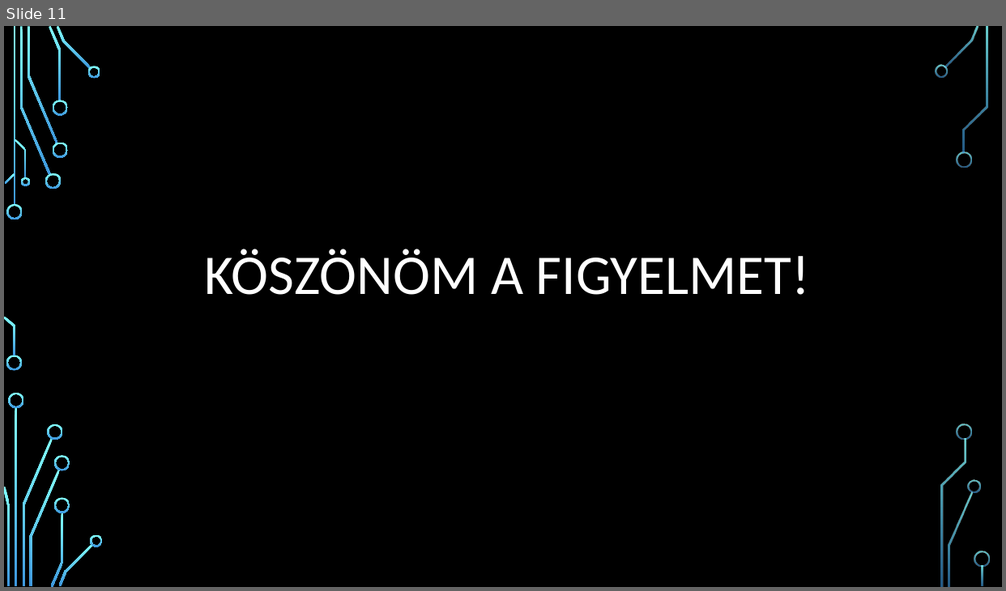
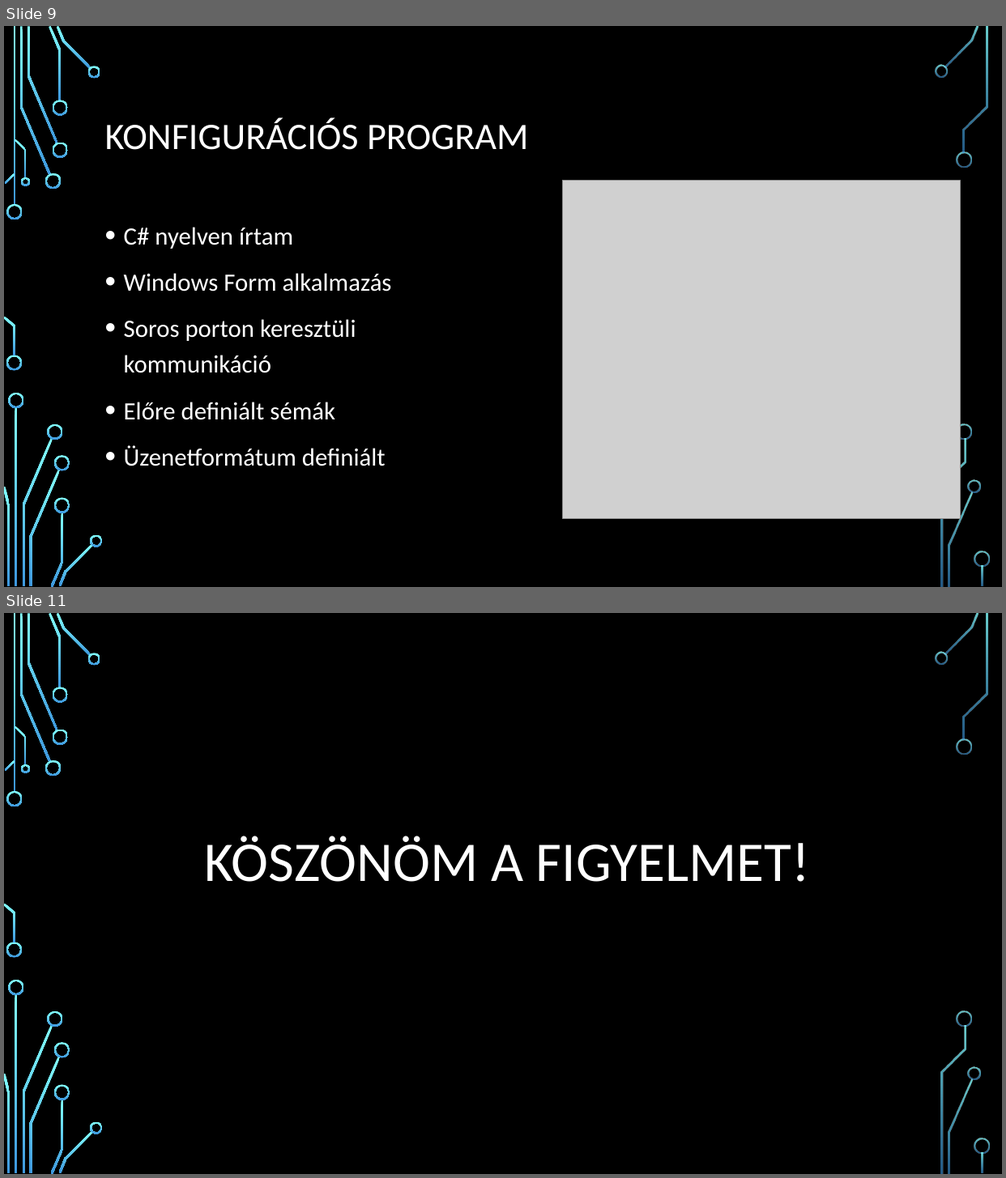
Before and after one commit to fejespeter/BME-Onlab, a slide deck: szakdolgozat_prezentacio.pptx. Shown one above the other, each under a label of ours: slide 11 before the commit, slides 9 and 11 after it; the slides between them are not shown. The pictures are 1006x591 and 1006x1178 pixels, drawn with LibreOffice and Linux fonts; fonts in the diff are those of the drawing; grey boxes stand for pictures; background and template pictures are left out. Boxes give left, top, right and bottom in pixels: in the first picture for what was removed or moved away, otherwise in the second. Text is boxed around its words. In the diff, an @@ line names an element or a change of style, - is before the commit and + after.

```diff
--- a/szakdolgozat_prezentacio.pptx
+++ b/szakdolgozat_prezentacio.pptx
@@ slide 9 added at bbox=[4, 26, 1002, 587], background picture (left out); not listed: 36 template elements that a slide beside it also shows @@
@@ title added at bbox=[105, 118, 528, 150], 36 pt, text #FFFFFF @@
+KONFIGURÁCIÓS PROGRAM
@@ picture added at bbox=[563, 180, 960, 518] @@
@@ text added at bbox=[124, 227, 392, 467], 24 pt, text #FFFFFF @@
+• C# nyelven írtam
+• Windows Form alkalmazás
+• Soros porton keresztüli kommunikáció
+• Előre definiált sémák
+• Üzenetformátum definiált
```
Also in this commit, not shown: 9 slides changed, 6 other slides added, 2 slides removed, 10 other files.
